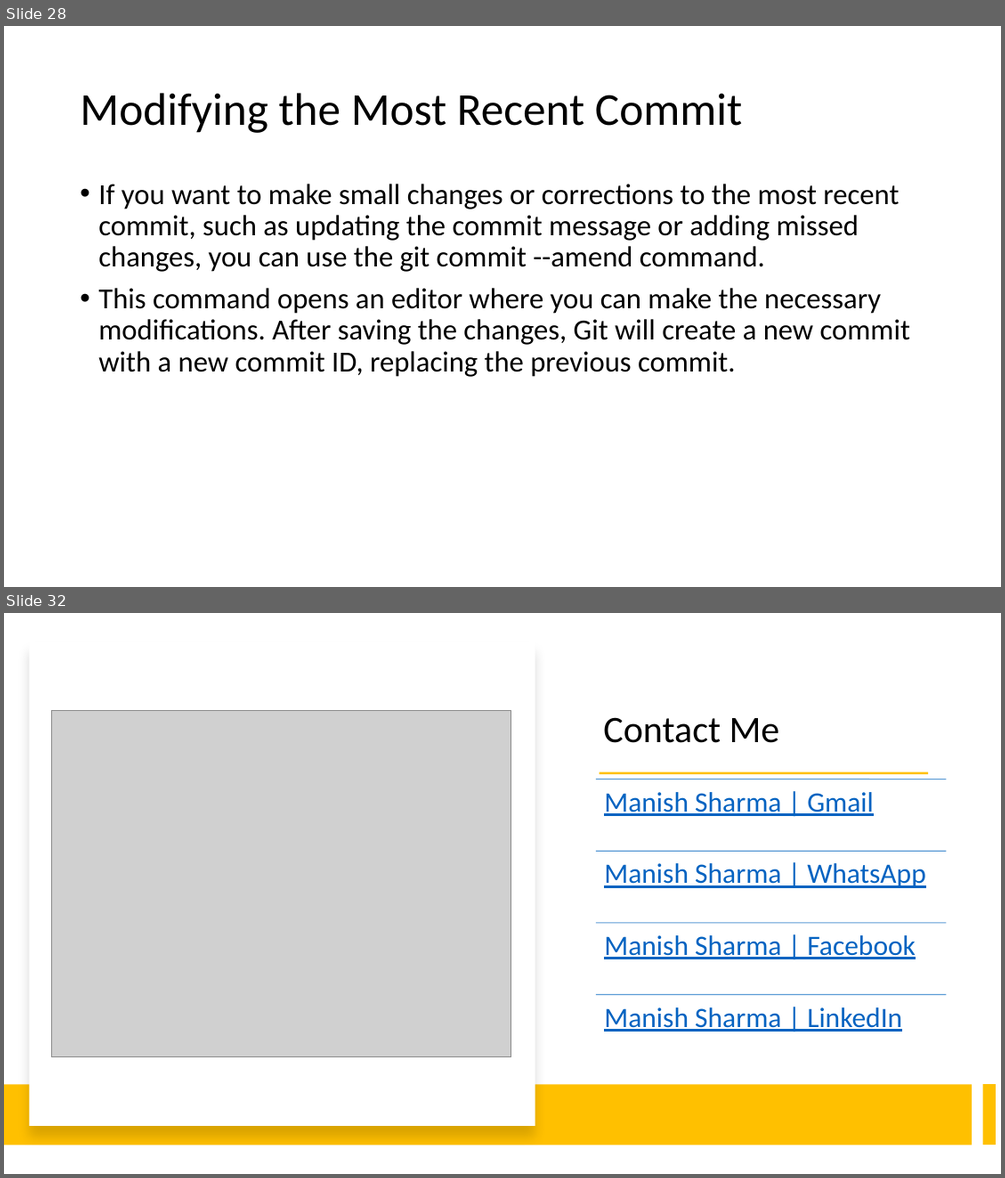
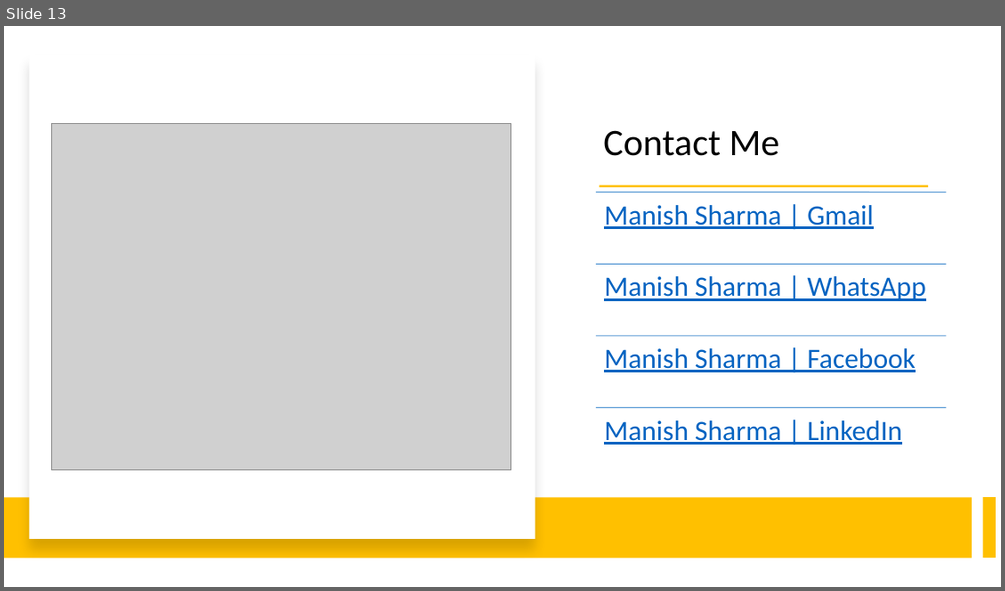
Before and after one commit to explore-with-manish/BFL_Byte_Jul23, a slide deck: Ng-Byte.pptx. Shown one above the other, each under a label of ours: slides 28 and 32 before the commit, slide 13 after it; the slides between them are not shown. The pictures are 1005x1178 and 1005x591 pixels, drawn with LibreOffice and Linux fonts; fonts in the diff are those of the drawing; grey boxes stand for pictures. Boxes give left, top, right and bottom in pixels: in the first picture for what was removed or moved away, otherwise in the second. Text is boxed around its words. In the diff, an @@ line names an element or a change of style, - is before the commit and + after.

```diff
--- a/Ng-Byte.pptx
+++ b/Ng-Byte.pptx
@@ slide 28 removed at (4,26,1001,587), background #FFFFFF @@
@@ title removed at (80,93,742,133) @@
-Modifying the Most Recent Commit
@@ text removed at (98,184,910,377) @@
-• If you want to make small changes or corrections to the most recent commit, such as updating the commit message or adding missed changes, you can use the git commit --amend command.
-• This command opens an editor where you can make the necessary modifications. After saving the changes, Git will create a new commit with a new commit ID, replacing the previous commit.
@@ what was slide 32 is now slide 13 @@
```
Also in this commit, not shown: 12 slides added, 30 other slides removed.
